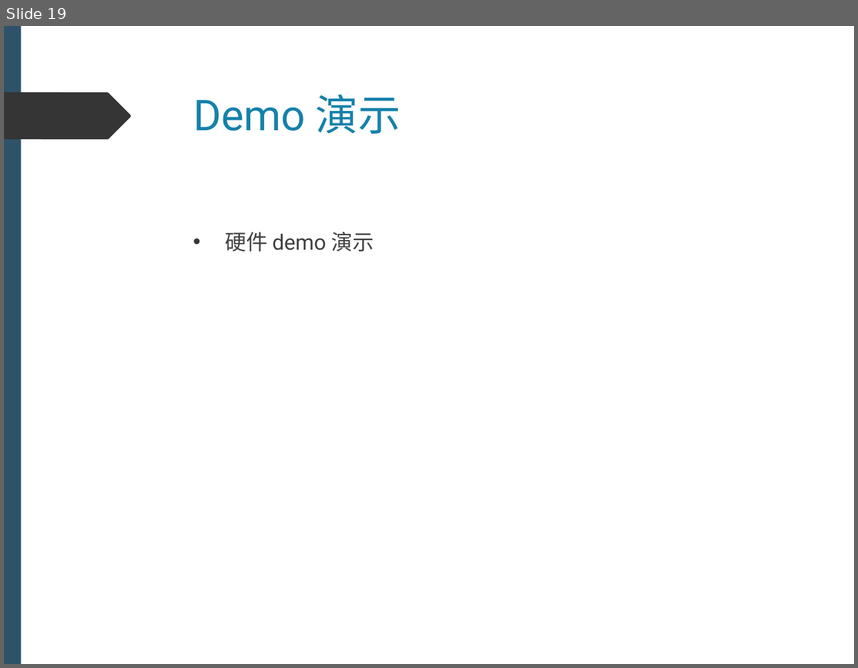
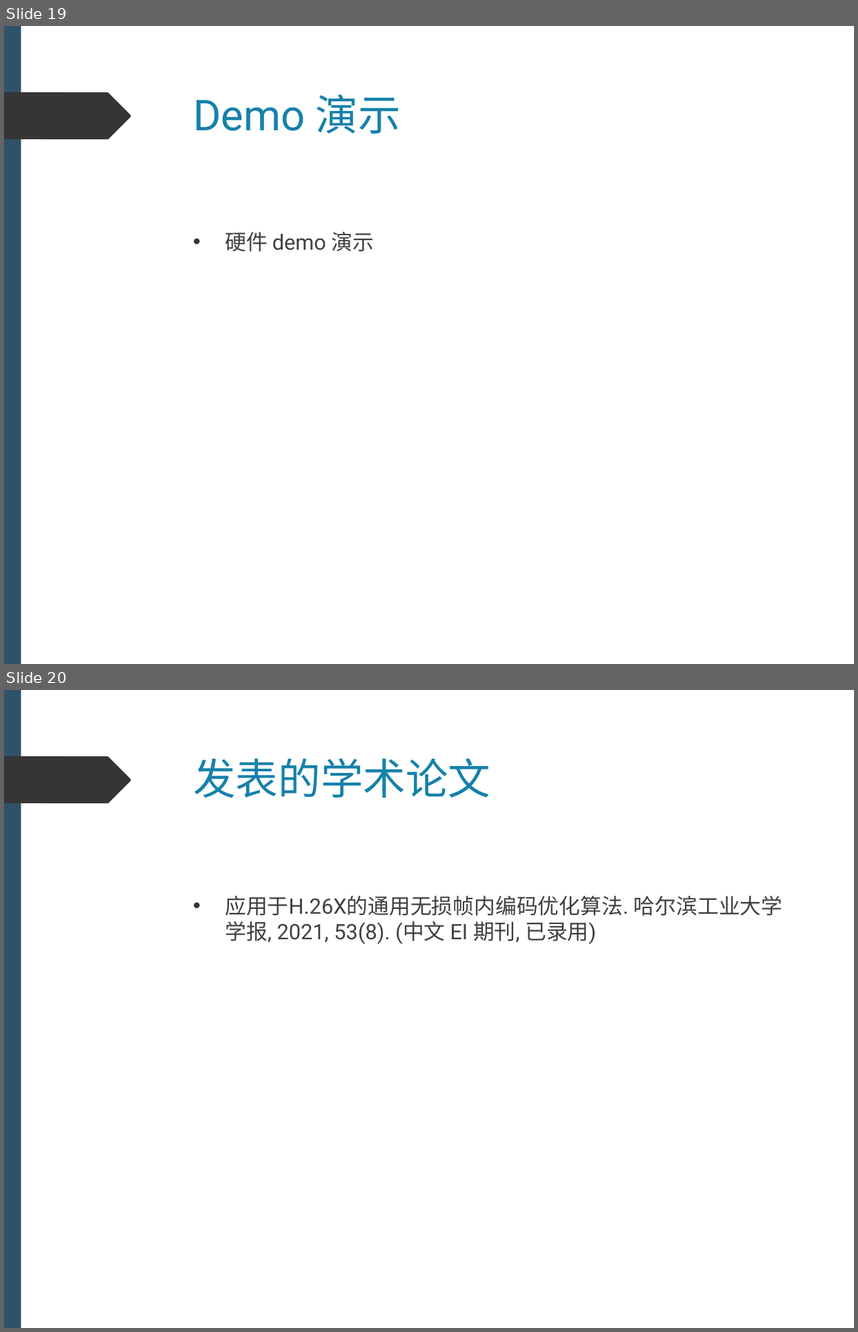
Before and after one commit to 0qinghao/HEVC_VVC_Demo, a slide deck: Slide/PresentationSlide.pptx. Shown one above the other, each under a label of ours: slide 19 before the commit, slides 19 and 20 after it. The pictures are 858x668 and 858x1332 pixels, drawn with LibreOffice and Linux fonts; fonts in the diff are those of the drawing. Boxes give left, top, right and bottom in pixels: in the first picture for what was removed or moved away, otherwise in the second. Text is boxed around its words. In the diff, an @@ line names an element or a change of style, - is before the commit and + after.

```diff
--- a/Slide/PresentationSlide.pptx
+++ b/Slide/PresentationSlide.pptx
@@ slide 20 added at box(4, 690, 854, 1328), background #FFFFFF; not listed: 2 template elements that a slide beside it also shows @@
@@ title added at box(193, 758, 490, 798), 36 pt, text #1581AA @@
+发表的学术论文
@@ text added at box(225, 896, 783, 944), 18 pt, text #404040 @@
+• 应用于H.26X的通用无损帧内编码优化算法. 哈尔滨工业大学学报, 2021, 53(8). (中文 EI 期刊, 已录用)
```
Also in this commit, not shown: 4 slides changed, 6 other files.
